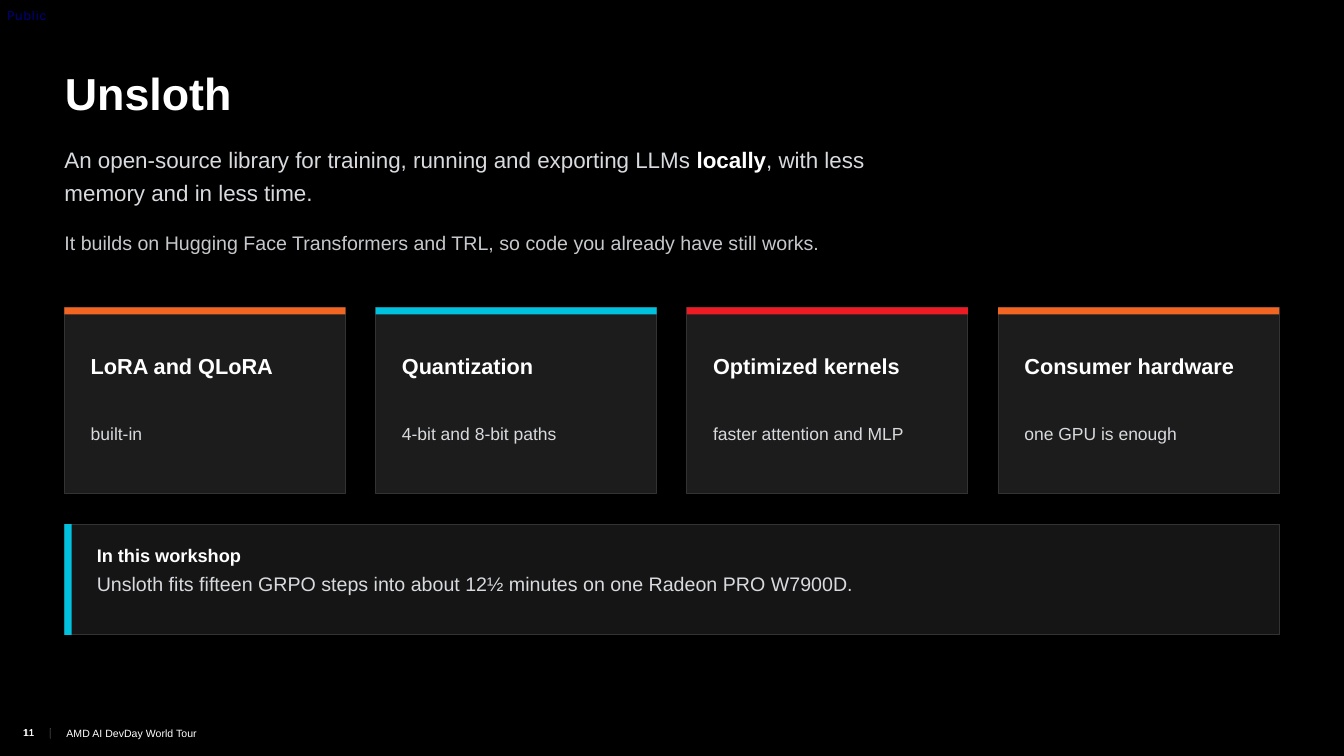
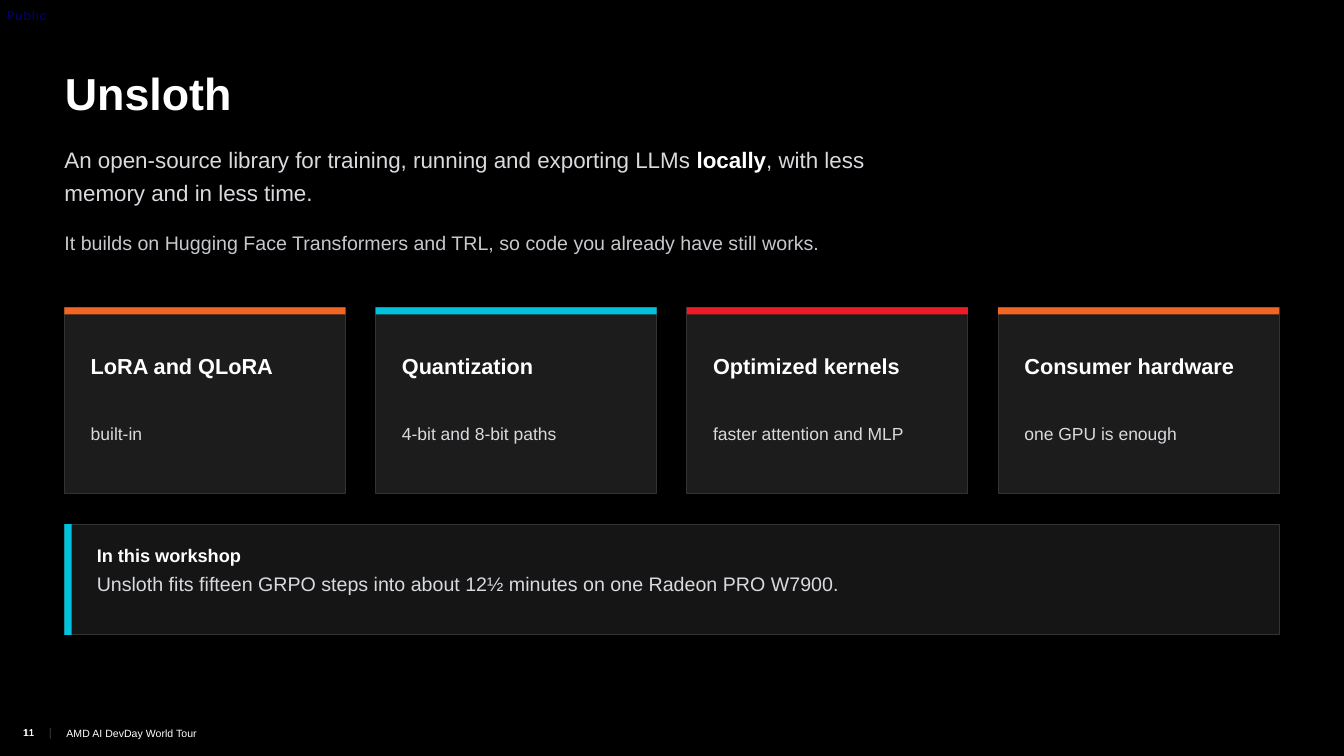
Before and after one commit to TwelveNights/Unsloth-RL-Workshop-on-Radeon, a slide deck: slide 11 of docs/AMD-Unsloth-GRPO-Fine-tuning1.pptx. Drawn at 1344x756 pixels with LibreOffice and Linux fonts; fonts in the diff are those of the drawing; background and template pictures are left out. Boxes give left, top, right and bottom in pixels: in the first picture for what was removed or moved away, otherwise in the second. Text is boxed around its words. In the diff, an @@ line names an element or a change of style, - is before the commit and + after.

```diff
--- a/docs/AMD-Unsloth-GRPO-Fine-tuning1.pptx
+++ b/docs/AMD-Unsloth-GRPO-Fine-tuning1.pptx
@@ text at box(97, 576, 839, 595): text changed @@
-Unsloth fits fifteen GRPO steps into about 12½ minutes on one Radeon PRO W7900D.
+Unsloth fits fifteen GRPO steps into about 12½ minutes on one Radeon PRO W7900.
```
Also in this commit, not shown: 9 other slides changed, 2 slides added, 2 other files.
